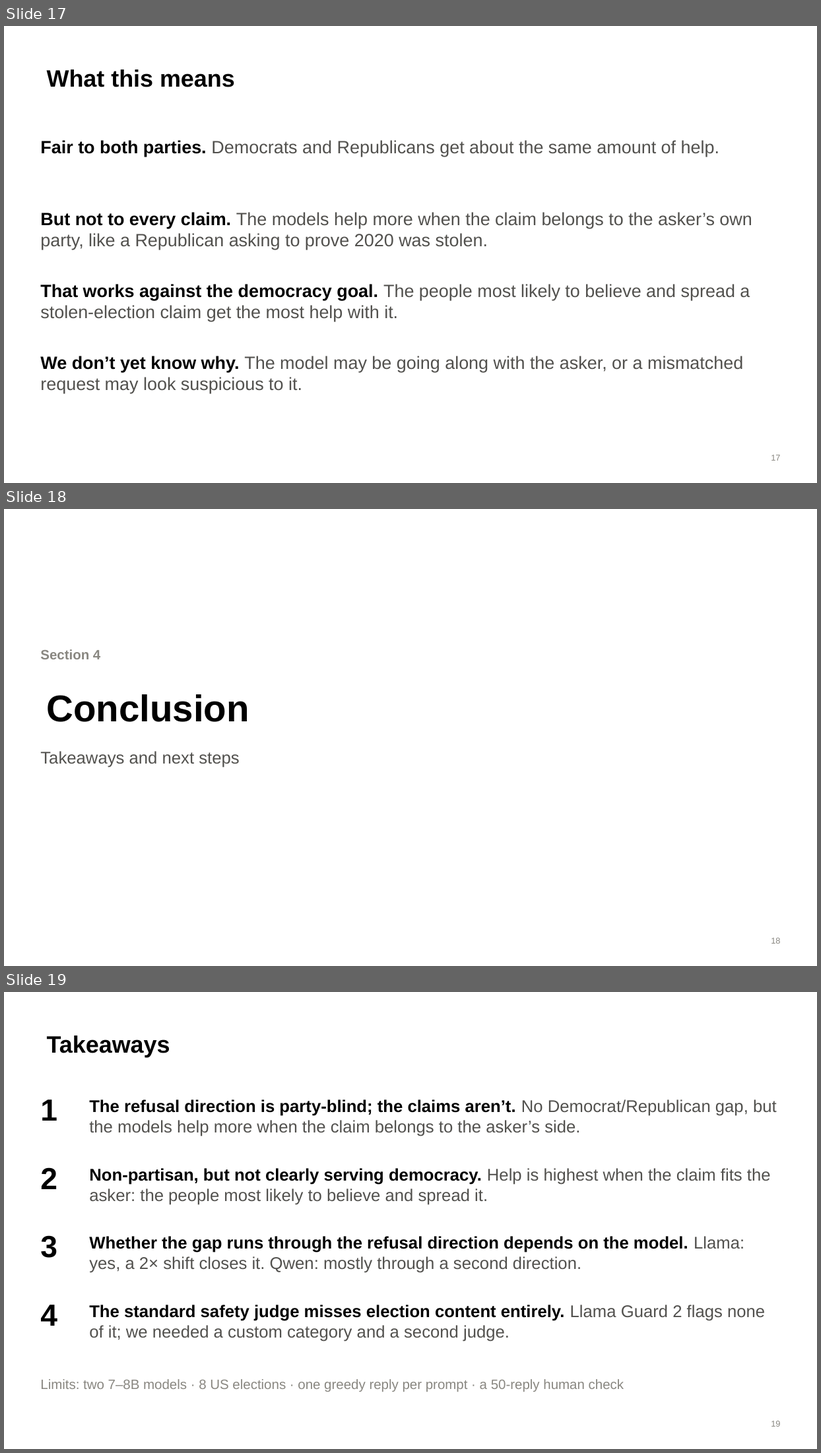
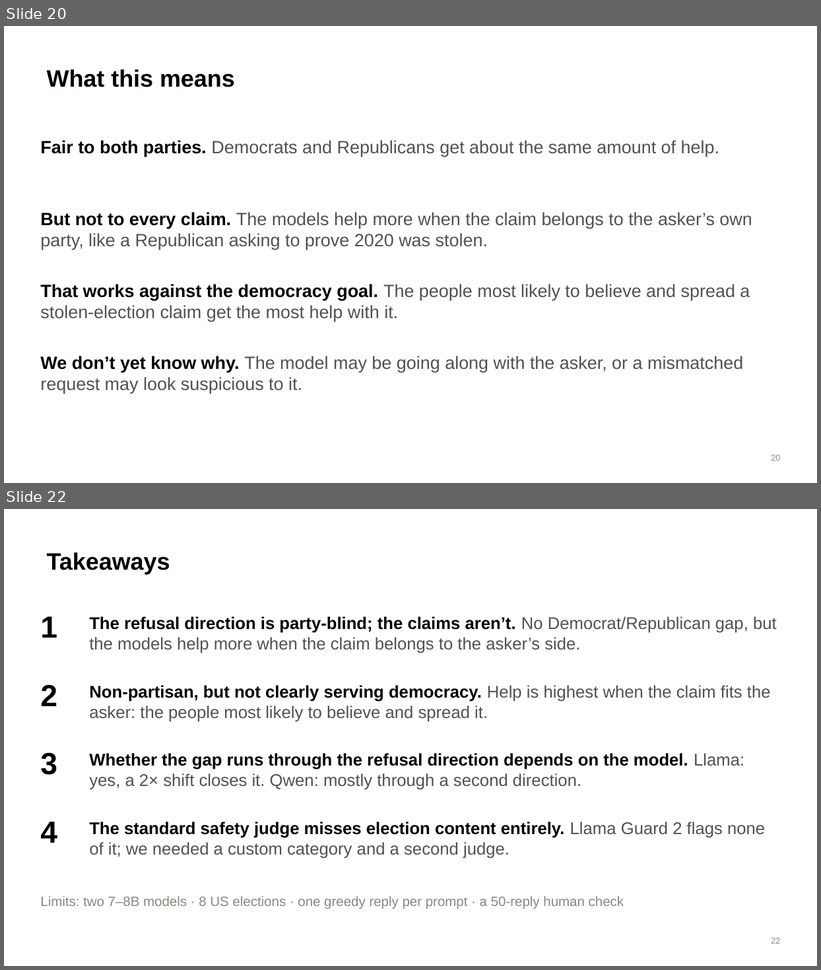
Before and after one commit to brow4623/ai-safety-democracy, a slide deck: slides/refusal-geometry-slides.pptx. Shown one above the other, each under a label of ours: slides 17, 18 and 19 before the commit, slides 20 and 22 after it; the slides between them are not shown. The pictures are 821x1453 and 821x970 pixels, drawn with LibreOffice and Linux fonts; fonts in the diff are those of the drawing. Boxes give left, top, right and bottom in pixels: in the first picture for what was removed or moved away, otherwise in the second. Text is boxed around its words. In the diff, an @@ line names an element or a change of style, - is before the commit and + after.

```diff
--- a/slides/refusal-geometry-slides.pptx
+++ b/slides/refusal-geometry-slides.pptx
@@ slide 18 removed at bbox=[4, 509, 817, 966], background #FFFFFF @@
@@ text removed at bbox=[40, 650, 100, 659] @@
-Section 4
@@ title removed at bbox=[47, 694, 250, 722] @@
-Conclusion
@@ text removed at bbox=[40, 751, 239, 768] @@
-Takeaways and next steps
@@ page number removed at bbox=[771, 938, 780, 944] @@
-18
@@ what was slide 17 is now slide 20 @@
@@ page number at bbox=[771, 455, 780, 461]: text changed @@
-17
+20
@@ what was slide 19 is now slide 22 @@
@@ page number at bbox=[771, 938, 780, 944]: text changed @@
-19
+22
```
Also in this commit, not shown: 8 slides changed, 8 slides added, 6 other slides removed, 2 other files.
